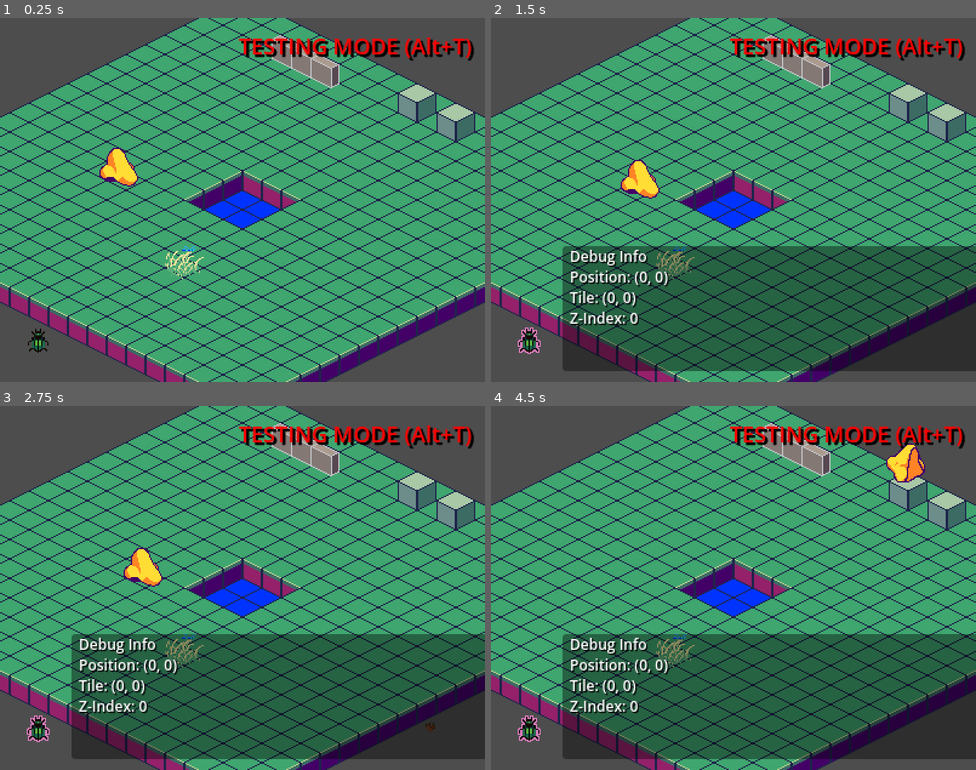
Above: before the commit, frames 1-4 (two rows, left to right).
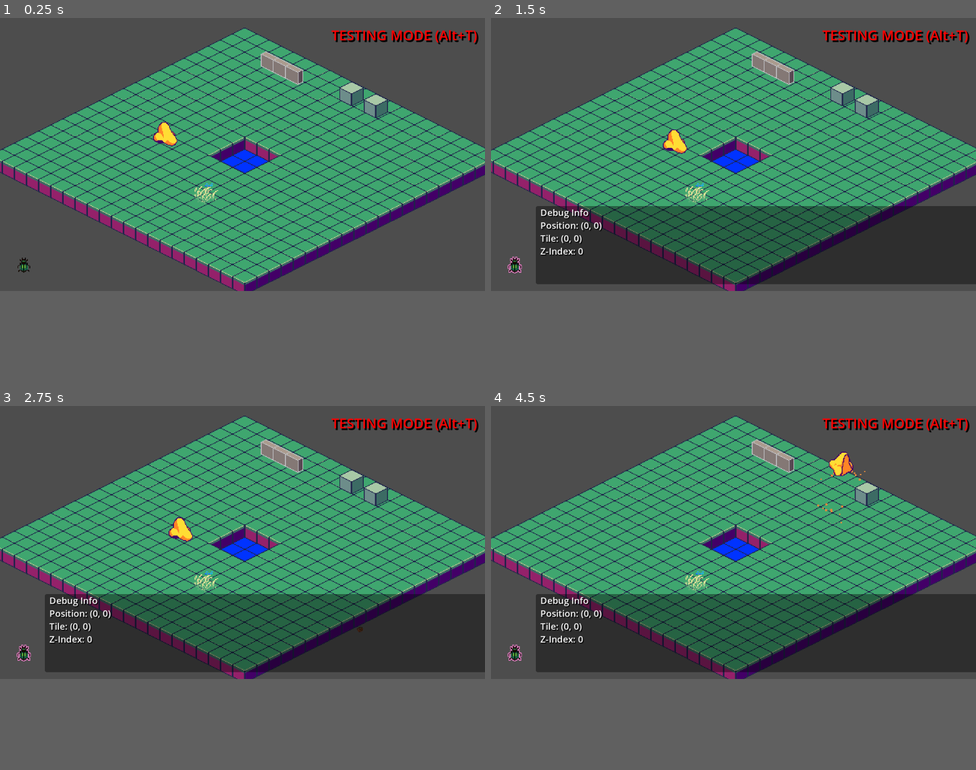
Above: after the commit, the same moments.

Repository: ArrHarper/good-smells-game
Game: Godot game, scene res://scenes/main/testing.tscn
Same seed, same stepped clock (60 frames per second), same inputs: the game is played once before the commit and once after it. This scene is started directly instead of the project's main scene.
Inputs (mouse positions are in pixels of both pictures, inside the frame that each line leads up to; where the layout moved, square brackets give the same spot in the first picture):
- Up to frame 1 (0.25 s): no input
- Up to frame 2 (1.5 s): click (515, 345) [529, 338] at 0.5 s; tap Enter at 1.25 s; hold Right (ui_right) from 1.28 s (still down); tap Space (smell) at 1.35 s
- Up to frame 3 (2.75 s): release Right (ui_right) at 2.03 s; hold Down (ui_down) from 2.03 s (still down); tap F at 2.1 s
- Up to frame 4 (4.5 s): release Down (ui_down) at 2.78 s; hold Right (ui_right) 2.78-3.53 s; tap Space (smell) at 2.85, 4.35 s; hold Up (ui_up) 3.53-4.28 s; tap F at 3.6 s; hold Left (ui_left) from 4.28 s (still down)
In our replay, the window is 800x600 before the commit and 800x450 after it. These sizes can differ from the game's own. Grey fills any space a smaller window leaves; there, only what the larger window draws over its background counts as a difference.

The runs differ from the first frame. In frame 1, 56% of the frame differs, in the area x 0-100%, y 0-100%; in frame 2, 60%; in frame 3, 60%; in frame 4, 60%.

Commit message:
tweaked ui scaling

Diff:
--- a/project.godot
+++ b/project.godot
@@ -24,10 +24,10 @@
 
 [display]
 
-window/size/viewport_width=800
-window/size/viewport_height=600
+window/size/viewport_width=1280
+window/size/viewport_height=720
 window/size/resizable=true
-window/stretch/mode="viewport"
+window/stretch/mode="canvas_items"
 window/stretch/aspect="keep"
 window/stretch/scale=2.0
 window/stretch/scale_mode="integer"
--- a/scenes/UI/EscapeMenu.tscn
+++ b/scenes/UI/EscapeMenu.tscn
@@ -1,6 +1,6 @@
-[gd_scene load_steps=3 format=3]
+[gd_scene load_steps=3 format=3 uid="uid://xpxjq8cosilu"]
 
-[ext_resource type="Script" path="res://scenes/UI/EscapeMenu.gd" id="1_c8e8j"]
+[ext_resource type="Script" uid="uid://csurbuhbvsnir" path="res://scenes/UI/EscapeMenu.gd" id="1_c8e8j"]
 
 [sub_resource type="StyleBoxFlat" id="StyleBoxFlat_xrbcs"]
 bg_color = Color(0.196078, 0.196078, 0.196078, 0.9)
@@ -43,9 +43,9 @@
 anchor_right = 0.5
 anchor_bottom = 0.5
 offset_left = -150.0
-offset_top = -150.0
+offset_top = -60.0
 offset_right = 150.0
-offset_bottom = 160.0
+offset_bottom = 120.0
 grow_horizontal = 2
 grow_vertical = 2
 theme_override_styles/panel = SubResource("StyleBoxFlat_xrbcs")
@@ -56,9 +56,9 @@
 anchor_right = 1.0
 anchor_bottom = 1.0
 offset_left = 20.0
-offset_top = 20.0
+offset_top = -90.0
 offset_right = -20.0
-offset_bottom = -20.0
+offset_bottom = 2.0
 grow_horizontal = 2
 grow_vertical = 2
 theme_override_constants/separation = 20
@@ -71,26 +71,26 @@
 horizontal_alignment = 1
 
 [node name="Spacer" type="Control" parent="Panel/VBoxContainer"]
-custom_minimum_size = Vector2(0, 20)
+custom_minimum_size = Vector2(0, 10)
 layout_mode = 2
 
 [node name="ResumeButton" type="Button" parent="Panel/VBoxContainer"]
-custom_minimum_size = Vector2(0, 50)
+custom_minimum_size = Vector2(0, 30)
 layout_mode = 2
 size_flags_horizontal = 3
-theme_override_font_sizes/font_size = 18
+theme_override_font_sizes/font_size = 16
 text = "Resume"
 
 [node name="RestartButton" type="Button" parent="Panel/VBoxContainer"]
-custom_minimum_size = Vector2(0, 50)
+custom_minimum_size = Vector2(0, 30)
 layout_mode = 2
 size_flags_horizontal = 3
-theme_override_font_sizes/font_size = 18
+theme_override_font_sizes/font_size = 16
 text = "Restart"
 
 [node name="QuitButton" type="Button" parent="Panel/VBoxContainer"]
-custom_minimum_size = Vector2(0, 50)
+custom_minimum_size = Vector2(0, 30)
 layout_mode = 2
 size_flags_horizontal = 3
-theme_override_font_sizes/font_size = 18
+theme_override_font_sizes/font_size = 16
 text = "Quit Game"
--- a/scenes/UI/UI.tscn
+++ b/scenes/UI/UI.tscn
@@ -17,6 +17,7 @@
 script = ExtResource("1_pdh8v")
 
 [node name="TextureButton" type="TextureButton" parent="."]
+texture_filter = 1
 anchors_preset = 2
 anchor_top = 1.0
 anchor_bottom = 1.0
--- a/scenes/main/testing.tscn
+++ b/scenes/main/testing.tscn
@@ -5,11 +5,11 @@
 [ext_resource type="PackedScene" uid="uid://b0dw3hyhtyow2" path="res://scenes/player/player.tscn" id="3_sugp2"]
 [ext_resource type="PackedScene" uid="uid://dj02ug1o3ysit" path="res://scenes/collectibles/collectible.tscn" id="5_collect"]
 [ext_resource type="PackedScene" uid="uid://imdjiojyjkr7" path="res://scenes/main/flatmap.tscn" id="6_ismap"]
-[ext_resource type="Texture2D" uid="uid://b654h14mwfmdw" path="res://assets/images/wall-L.png" id="9_4a3mp"]
 [ext_resource type="Script" uid="uid://cgjy8m8js40ne" path="res://scenes/main/title.gd" id="9_m3u8n"]
-[ext_resource type="Texture2D" uid="uid://dd8bjj0qbaono" path="res://assets/images/breakableBlock.png" id="10_8xyq7"]
 [ext_resource type="Script" uid="uid://cydmbfbpsasyb" path="res://scripts/game_scale.gd" id="11_scaler"]
 [ext_resource type="Texture2D" uid="uid://csy8a42wvmn2u" path="res://assets/images/dragonflygrass.png" id="12_blune"]
+[ext_resource type="PackedScene" uid="uid://ou5od6b1el2o" path="res://scenes/objects/wall.tscn" id="13_wall"]
+[ext_resource type="PackedScene" path="res://scenes/objects/breakable.tscn" id="14_break"]
 
 [sub_resource type="LabelSettings" id="LabelSettings_ow5a4"]
 font = ExtResource("3_6q06x")
@@ -28,6 +28,7 @@
 
 [node name="IsometricMap" parent="." instance=ExtResource("6_ismap")]
 z_index = -1
+position = Vector2(3, 1)
 
 [node name="CanvasLayer" type="CanvasLayer" parent="."]
 
@@ -64,7 +65,7 @@
 
 [node name="CommonCollectible" parent="." instance=ExtResource("5_collect")]
 z_index = 5
-position = Vector2(-223, 31)
+position = Vector2(-48, 58)
 collectible_name = "Coin"
 collectible_message = "You found a coin!"
 points = 10
@@ -80,22 +81,17 @@
 position = Vector2(-48, 54)
 texture = ExtResource("12_blune")
 
-[node name="wallSprite1" type="Sprite2D" parent="MapObjects"]
+[node name="Wall1" parent="MapObjects" instance=ExtResource("13_wall")]
 position = Vector2(34, -120)
-texture = ExtResource("9_4a3mp")
 
-[node name="wallSprite2" type="Sprite2D" parent="MapObjects"]
+[node name="Wall2" parent="MapObjects" instance=ExtResource("13_wall")]
 position = Vector2(50, -112)
-texture = ExtResource("9_4a3mp")
 
-[node name="wallSprite3" type="Sprite2D" parent="MapObjects"]
+[node name="Wall3" parent="MapObjects" instance=ExtResource("13_wall")]
 position = Vector2(66, -104)
-texture = ExtResource("9_4a3mp")
 
-[node name="breakableSprite" type="Sprite2D" parent="MapObjects"]
+[node name="Breakable1" parent="MapObjects" instance=ExtResource("14_break")]
 position = Vector2(144, -80)
-texture = ExtResource("10_8xyq7")
 
-[node name="breakableSprite2" type="Sprite2D" parent="MapObjects"]
+[node name="Breakable2" parent="MapObjects" instance=ExtResource("14_break")]
 position = Vector2(176, -64)
-texture = ExtResource("10_8xyq7")
--- /dev/null
+++ b/scenes/objects/breakable.gd
@@ -0,0 +1,30 @@
+extends StaticBody2D
+
+var exploded = false
+
+func _ready():
+	# Set up breakable properties
+	pass
+
+# Called when a projectile collides with this breakable
+func handle_projectile_collision(projectile):
+	if not exploded:
+		explode()
+		# Don't affect the projectile's path, it passes through
+
+func explode():
+	exploded = true
+	# Play explosion particles
+	$ExplosionParticles.emitting = true
+
+	# Hide sprite and disable collision
+	$Sprite2D.visible = false
+	$CollisionShape2D.set_deferred("disabled", true)
+
+	# Set up a timer to free the object after particles finish
+	var timer = Timer.new()
+	timer.wait_time = $ExplosionParticles.lifetime + 0.1
+	timer.one_shot = true
+	timer.connect("timeout", queue_free)
+	add_child(timer)
+	timer.start()
--- /dev/null
+++ b/scenes/objects/breakable.tscn
@@ -0,0 +1,42 @@
+[gd_scene load_steps=5 format=3 uid="uid://b4rhw2xkiuvrs"]
+
+[ext_resource type="Script" path="res://scenes/objects/breakable.gd" id="1_8lvhf"]
+[ext_resource type="Texture2D" uid="uid://dd8bjj0qbaono" path="res://assets/images/breakableBlock.png" id="1_wutyc"]
+
+[sub_resource type="RectangleShape2D" id="RectangleShape2D_ksgc7"]
+size = Vector2(24, 24)
+
+[sub_resource type="ParticleProcessMaterial" id="ParticleProcessMaterial_4ytba"]
+emission_shape = 1
+emission_sphere_radius = 10.0
+particle_flag_disable_z = true
+direction = Vector3(0, -1, 0)
+spread = 180.0
+gravity = Vector3(0, 98, 0)
+initial_velocity_min = 50.0
+initial_velocity_max = 100.0
+orbit_velocity_min = 0.0
+orbit_velocity_max = 0.0
+scale_min = 1.5
+scale_max = 3.0
+color = Color(0.878431, 0.545098, 0.247059, 1)
+
+[node name="Breakable" type="StaticBody2D"]
+collision_layer = 2
+collision_mask = 5
+script = ExtResource("1_8lvhf")
+
+[node name="Sprite2D" type="Sprite2D" parent="."]
+texture_filter = 1
+texture = ExtResource("1_wutyc")
+
+[node name="CollisionShape2D" type="CollisionShape2D" parent="."]
+shape = SubResource("RectangleShape2D_ksgc7")
+
+[node name="ExplosionParticles" type="GPUParticles2D" parent="."]
+emitting = false
+amount = 20
+process_material = SubResource("ParticleProcessMaterial_4ytba")
+lifetime = 0.7
+one_shot = true
+explosiveness = 0.95
--- a/scenes/objects/projectile.gd
+++ b/scenes/objects/projectile.gd
@@ -17,7 +17,17 @@
 		# Ignore collision with the player who fired it
 		return
 
-	# Handle collision with other objects
+	# Handle wall collisions - these should bounce the projectile
+	if body.has_method("handle_projectile_collision"):
+		body.handle_projectile_collision(self)
+
+		# If it's a breakable, we continue moving (no return)
+		# If it's a wall, we want to bounce but NOT destroy the projectile (handled in wall.gd)
+		if body.get_script().get_path().find("wall.gd") != -1:
+			return
+
+	# If it's not a special object with collision handling or it's a breakable,
+	# destroy the projectile
 	queue_free()
 
 func _on_timer_timeout():
--- /dev/null
+++ b/scenes/objects/wall.gd
@@ -0,0 +1,14 @@
+extends StaticBody2D
+
+func _ready():
+	# Set up wall properties
+	pass
+
+# Called on collision with an Area2D
+func handle_projectile_collision(projectile):
+	# Calculate reflection direction
+	var normal = (projectile.global_position - global_position).normalized()
+	projectile.direction = projectile.direction.bounce(normal)
+
+	# We tell the projectile to despawn after bouncing by triggering timer
+	projectile.get_node("Timer").start(0.5)
--- /dev/null
+++ b/scenes/objects/wall.tscn
@@ -0,0 +1,20 @@
+[gd_scene load_steps=4 format=3 uid="uid://ou5od6b1el2o"]
+
+[ext_resource type="Script" path="res://scenes/objects/wall.gd" id="1_1a3jr"]
+[ext_resource type="Texture2D" uid="uid://b654h14mwfmdw" path="res://assets/images/wall-L.png" id="1_fj2qv"]
+
+[sub_resource type="RectangleShape2D" id="RectangleShape2D_u35t4"]
+size = Vector2(23, 12)
+
+[node name="Wall" type="StaticBody2D"]
+collision_layer = 2
+collision_mask = 5
+script = ExtResource("1_1a3jr")
+
+[node name="Sprite2D" type="Sprite2D" parent="."]
+texture_filter = 1
+texture = ExtResource("1_fj2qv")
+
+[node name="CollisionShape2D" type="CollisionShape2D" parent="."]
+position = Vector2(2.5, -3)
+shape = SubResource("RectangleShape2D_u35t4")
--- a/scripts/game_scale.gd
+++ b/scripts/game_scale.gd
@@ -1,7 +1,7 @@
 extends Node
 
 # This script handles the game scaling and applies it to all relevant nodes
-# Now uses Godot's built-in stretch system with the ScaleHelper for compatibility
+# Now uses Godot's canvas_items stretch system which keeps UI at native resolution
 
 # Tracking variable to prevent double-scaling on restart
 var has_scaled = false
@@ -15,8 +15,7 @@
 	if scale_helper:
 		scale_helper.scale_changed.connect(_on_scale_changed)
 
-	# Apply pixel-perfect texture filtering to all nodes
-	# Even with stretch mode, we still want to ensure proper filtering
+	# Apply pixel-perfect texture filtering to all game nodes (not UI)
 	apply_pixel_perfect_filter()
 
 	# Connect to the node added signal to apply filtering to any dynamically created objects
@@ -41,19 +40,28 @@
 	# Find all TileMapLayer nodes in the entire scene
 	ScaleHelper.find_and_fix_all_tilemaps(get_tree().root)
 
-	# Apply pixel-perfect filtering to all sprite nodes
+	# Apply pixel-perfect filtering to all sprite nodes (except UI elements)
 	apply_filtering_to_sprites(get_tree().root)
 
 func apply_filtering_to_sprites(node):
+	# Skip UI elements
+	if node is Control:
+		return
+
 	# Apply nearest neighbor filtering to sprites
 	if node is Sprite2D or node is AnimatedSprite2D:
 		node.texture_filter = CanvasItem.TEXTURE_FILTER_NEAREST
 
-	# Recursively apply to all children
+	# Recursively apply to all children (except UI elements)
 	for child in node.get_children():
-		apply_filtering_to_sprites(child)
+		if not (child is Control):
+			apply_filtering_to_sprites(child)
 
 func _on_node_added(node):
+	# Skip UI elements
+	if node is Control:
+		return
+
 	# Apply pixel-perfect filtering to new nodes
 	if node.has_method("set_texture_filter"):
 		node.texture_filter = CanvasItem.TEXTURE_FILTER_NEAREST
--- a/scripts/globals/scale_helper.gd
+++ b/scripts/globals/scale_helper.gd
@@ -4,7 +4,7 @@
 const SCALE_FACTOR = 2.0
 
 # Nodes that should be excluded from scaling (UI elements)
-static var exclude_scaling = ["CanvasLayer", "TitleLabel", "Camera2D"]
+static var exclude_scaling = ["CanvasLayer", "TitleLabel", "Camera2D", "Control", "Label", "Button", "RichTextLabel", "TextureButton", "Panel", "VBoxContainer", "HBoxContainer"]
 
 # Signals for scale changes
 signal scale_changed(new_scale)
@@ -18,6 +18,11 @@
 	var settings_scale = ProjectSettings.get_setting("display/window/stretch/scale", 1.0)
 	if settings_scale != SCALE_FACTOR:
 		push_warning("ScaleHelper SCALE_FACTOR (%s) doesn't match project settings stretch scale (%s)" % [SCALE_FACTOR, settings_scale])
+
+	# Check if we're using canvas_items mode
+	var stretch_mode = ProjectSettings.get_setting("display/window/stretch/mode", "disabled")
+	if stretch_mode == "canvas_items":
+		print("Using canvas_items stretch mode - UI elements will remain at native resolution")
 
 # Get the current scale factor
 static func get_scale_factor() -> float:
@@ -42,12 +47,12 @@
 
 # Convert an editor position to runtime position
 static func editor_to_runtime(position: Vector2) -> Vector2:
-	# No conversion needed with built-in stretch system - viewport coordinates remain the same
+	# With canvas_items stretch mode, viewport coordinates remain the same
 	return position
 
 # Convert a runtime position back to editor position
 static func runtime_to_editor(position: Vector2) -> Vector2:
-	# No conversion needed with built-in stretch system - viewport coordinates remain the same
+	# With canvas_items stretch mode, viewport coordinates remain the same
 	return position
 
 # Determine if a value has already been scaled
@@ -55,8 +60,7 @@
 	if node == null:
 		return false
 
-	# With built-in scaling, we don't manually scale nodes anymore
-	# This function is kept for compatibility
+	# With canvas_items scaling, non-UI nodes are scaled automatically
 	return true
 
 # Convert a node's editor position to the correct runtime position
@@ -65,25 +69,19 @@
 		return
 
 	# Skip nodes that should be excluded
-	for exclude_name in exclude_scaling:
-		if exclude_name in node.name:
-			return
-
-	# Check if it's a CanvasLayer or derived from it
-	if node.get_class() == "CanvasLayer" or "CanvasLayer" in node.get_class():
+	if should_exclude_from_scaling(node):
 		return
 
-	# With the new built-in stretch system, we don't need to manually
-	# scale node positions. This function is kept for compatibility.
-	#
-	# If you're positioning nodes in the editor, they'll appear at
-	# the same position in the game.
+	# With canvas_items stretch mode, nodes are positioned correctly automatically
 	pass
 
 # Apply nearest neighbor filtering to a node and its children
 static func apply_nearest_neighbor_filter(node) -> void:
-	# With viewport stretch mode, we don't need to manually set texture filtering
-	# However, we'll keep this for compatibility or custom cases
+	# With canvas_items stretch mode, we still need pixel-perfect filtering for game assets
+	# Skip UI elements (Control nodes) as they should remain crisp without nearest neighbor filtering
+	if node is Control:
+		return
+
 	# Check if this node is a sprite
 	if node is Sprite2D or node is AnimatedSprite2D:
 		node.texture_filter = CanvasItem.TEXTURE_FILTER_NEAREST
@@ -96,9 +94,10 @@
 	if "TileMapLayer" in node.get_class() or "TileMap" in node.name or "FloorMap" in node.name:
 		node.texture_filter = CanvasItem.TEXTURE_FILTER_NEAREST
 
-	# Recursively apply to all children
+	# Recursively apply to all children (except UI elements)
 	for child in node.get_children():
-		apply_nearest_neighbor_filter(child)
+		if not (child is Control):
+			apply_nearest_neighbor_filter(child)
 
 # Adjust a sprite's animation values for correct scaling
 static func adjust_sprite_animation(sprite: Sprite2D) -> void:
@@ -134,11 +133,11 @@
 
 	# Check against exclude list
 	for exclude_name in exclude_scaling:
-		if exclude_name in node.name:
+		if exclude_name in node.name or node.get_class() == exclude_name or exclude_name in node.get_class():
 			return true
 
 	# Check if it's a CanvasLayer
-	if node is CanvasLayer or node.get_class() == "CanvasLayer" or "CanvasLayer" in node.get_class():
+	if node is CanvasLayer or node is Control:
 		return true
 
 	return false
Not shown, added: scenes/objects/projectile.gd.uid
Not shown: 1 places in scenes/objects/projectile.tscn that only renumber resources
Not shown, added: SCALING_UI.md
